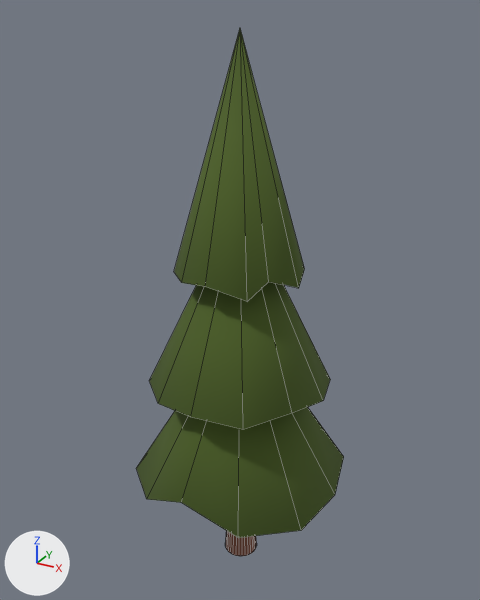
A saved change to the Blender file assets/game-assets/Pine.blend.
Before and after are seen from a 50 mm lens placed at (1.42, -2.6, 2.84), pointed at (-0.03, 0.05, 1.52). The lights are fixed; the arrows at lower left show +X, +Y and +Z. The older version comes first. Mesh edges are drawn as thin lines.

Names of what the first picture shows: 'Tree 2'.
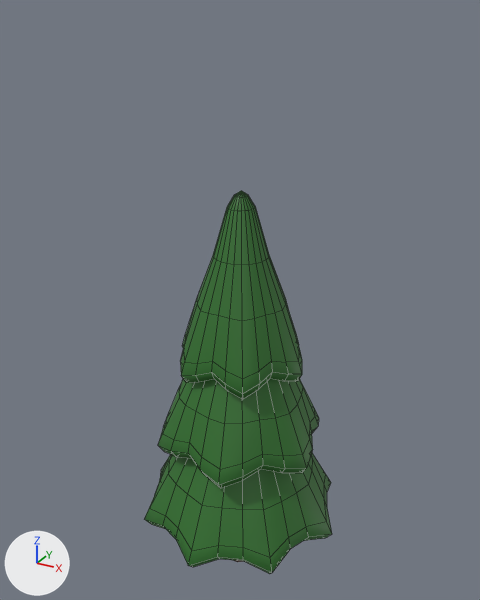
What differs and where, as boxes (x1, y1, x2, y2) in the pictures (480 x 600 px):
'Tree 2', recoloured, reshaped (10% narrower, 27% shorter): before (136, 29, 344, 556); after (144, 191, 332, 574)
part 1 of me_three_2, rebuilt (not visible afterwards): before (225, 531, 257, 556)
part 2 of me_three_2, rebuilt (10% narrower, 8% shorter): before (136, 407, 344, 538); after (144, 453, 332, 574)
part 3 of me_three_2, rebuilt (7% narrower, 23% shorter): before (174, 29, 305, 301); after (180, 191, 302, 399)
part 4 of me_three_2, rebuilt (11% narrower, 26% shorter): before (149, 282, 330, 430); after (158, 378, 319, 488)

What changed in the scene script:
```text
Change mat_material_colorpalettemain:
    where n0 = _N.new('ShaderNodeBsdfPrincipled'); n0.name = 'Principled BSDF'
    n0.inputs[2].default_value: 1.0 -> 0.55  # 'Roughness'
    add n3 = _N.new('ShaderNodeMix'); n3.name = 'Mix'
    add n3.data_type = 'RGBA'
    add n3.blend_type = 'MULTIPLY'
    add n3.inputs[0].default_value = 1.0  # 'Factor'
    add n3.inputs[7].default_value = (0.338, 0.222, 0.0348, 1.0)  # 'B', yellow #9d8234
    where n2 = _N.new('ShaderNodeTexImage'); n2.name = 'Image Texture'
    remove _L.new(n2.outputs[0], n0.inputs[0])  # 'Color' to 'Base Color'
    add _L.new(n2.outputs[0], n3.inputs[6])  # 'Color' to 'A'
    add _L.new(n3.outputs[2], n0.inputs[0])  # 'Result' to 'Base Color'
Change me_three_2:
    used by ob_tree_2; location = (0.0, 0.0, 1.0); scale = (0.09, 0.09, 1.0)
    remove me_three_2.from_pydata(...)  # 103 vertices, 73 faces; spans x -6.31..6.04, y -6.35..6.0, z -1.0..1.76
    add me_three_2.from_pydata(...)  # 696 vertices, 770 faces; spans x -6.03..6.03, y -6.03..6.03, z -1.02..1.08
    me_three_2 part 1: the loose piece of 64 vertices spanning x -1.0..1.0, y -1.0..1.0, z -1.0..0.02 is rebuilt with 42 vertices and now spans x -1.28..1.28, y -1.22..1.22, z -1.02..-0.5
    me_three_2 part 2: the loose piece of 13 vertices spanning x -6.31..6.04, y -6.35..6.0, z -0.49..0.47 is rebuilt with 218 vertices and now spans x -6.03..6.03, y -6.03..6.03, z -0.73..0.05
    me_three_2 part 3: the loose piece of 13 vertices spanning x -3.52..3.63, y -3.55..3.42, z 0.67..1.76 is rebuilt with 218 vertices and now spans x -3.74..3.74, y -3.33..3.33, z 0.17..1.08
    me_three_2 part 4: the loose piece of 13 vertices spanning x -5.18..5.02, y -5.22..5.01, z 0.06..1.05 is rebuilt with 218 vertices and now spans x -4.77..4.77, y -4.77..4.77, z -0.26..0.49
```
